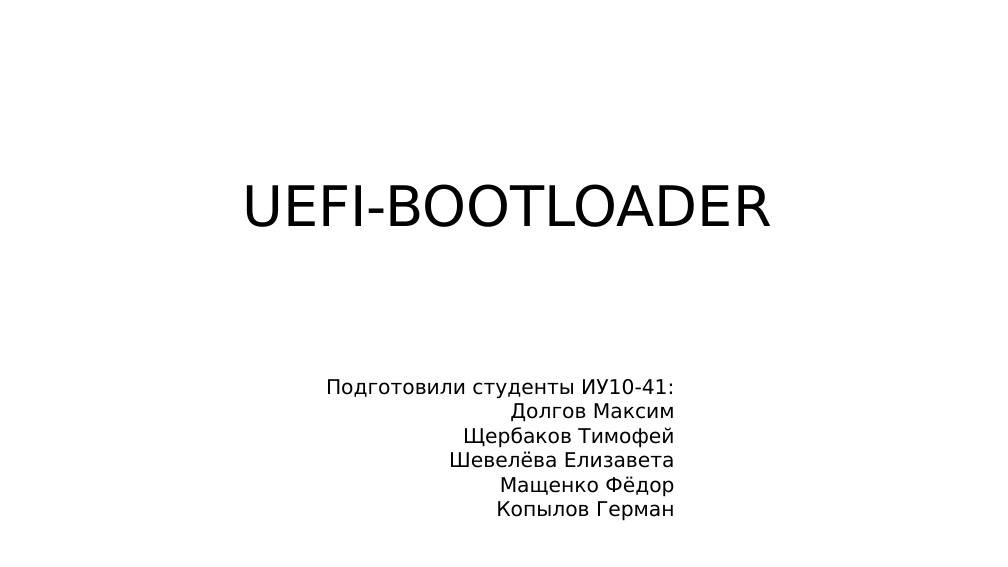
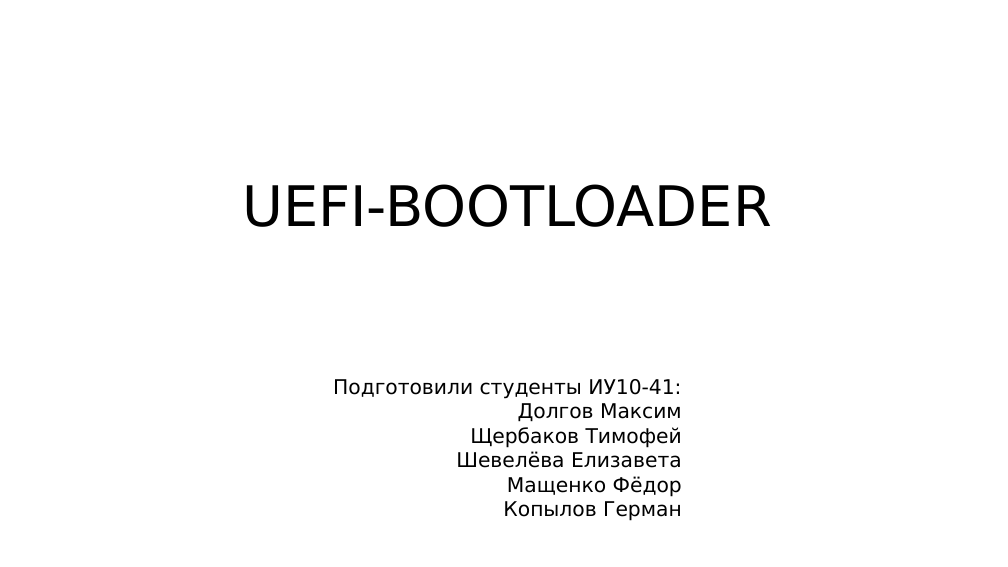
Before and after one commit to Inr1xz/uefi-bootloader, a slide deck: slide 1 of edk2/MySuperPkg/Presentstion.odp. Drawn at 1008x567 pixels with LibreOffice and Linux fonts; fonts in the diff are those of the drawing. Boxes give left, top, right and bottom in pixels: in the first picture for what was removed or moved away, otherwise in the second. Text is boxed around its words. In the diff, an @@ line names an element or a change of style, - is before the commit and + after.

```diff
--- a/edk2/MySuperPkg/Presentstion.odp
+++ b/edk2/MySuperPkg/Presentstion.odp
@@ subtitle "Подготовили студенты ИУ10-41: Долгов Максим ...": place and size @@
-subtitle "Подготовили студенты ИУ10-41: Долгов Максим ..." at [326, 379, 675, 521]
+subtitle "Подготовили студенты ИУ10-41: Долгов Максим ..." at [333, 379, 682, 521]
```
Also in this commit, not shown: 2 other slides changed, 8 slides added, 1 slide removed, 1 other file.
